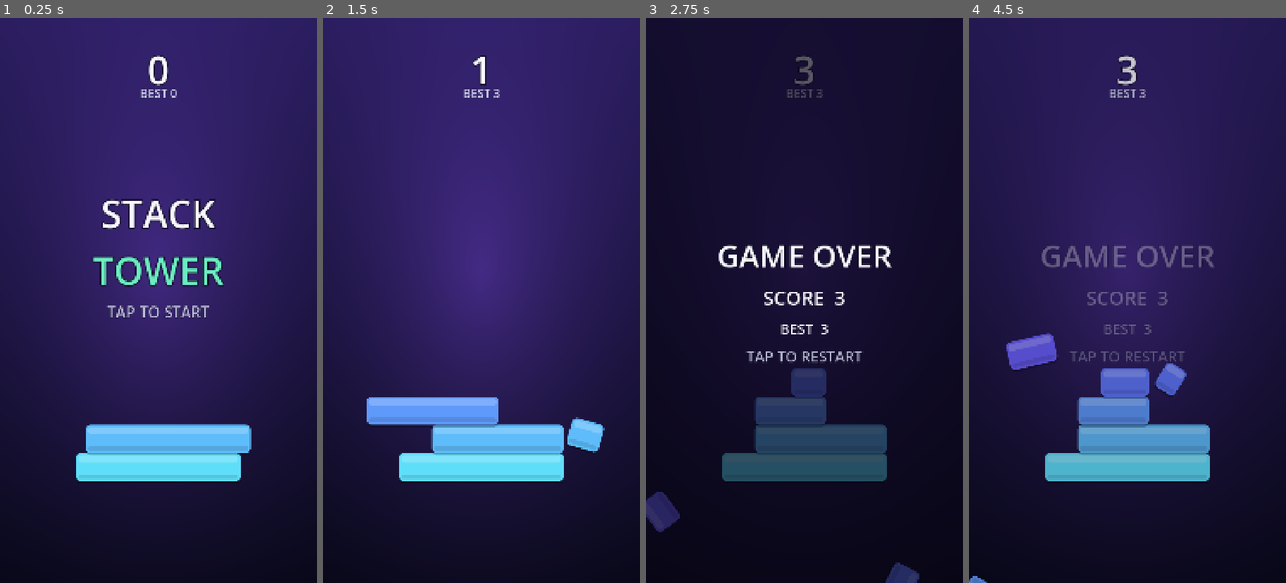
Above: before the commit, frames 1-4 (left to right).
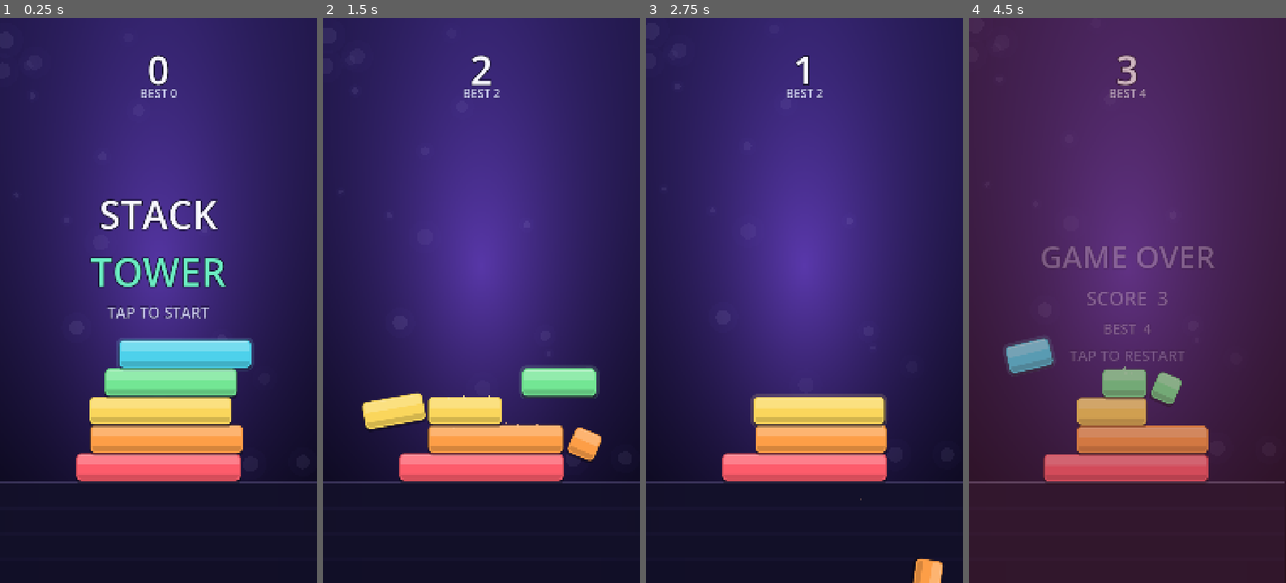
Above: after the commit, the same moments.

Repository: Xphinx-X/stack-tower
Game: Godot game, scene res://main.tscn
Same seed, same stepped clock (60 frames per second), same inputs: the game is played once before the commit and once after it.
Inputs (mouse positions are in pixels of both pictures, inside the frame that each line leads up to):
- Up to frame 1 (0.25 s): no input
- Up to frame 2 (1.5 s): tap Enter at 0.5, 0.6, 1.25, 1.35 s; move the mouse to (551, 272) at 0.52 s; click (551, 272) at 0.67 s; tap Space at 0.77 s; move the mouse to (418, 328) at 1.27 s; click (418, 328) at 1.42 s
- Up to frame 3 (2.75 s): tap Space at 1.52 s; tap Enter at 2, 2.1 s; move the mouse to (836, 176) at 2.02 s; click (836, 176) at 2.17 s
- Up to frame 4 (4.5 s): tap Enter at 2.75, 2.85, 3.5, 3.6, 4.35 s; move the mouse to (1111, 413) at 2.77 s; click (1111, 413) at 2.92 s; tap Space at 3.02, 3.77 s; move the mouse to (1222, 385) at 3.52 s; click (1222, 385) at 3.67 s; move the mouse to (1032, 215) at 4.27 s; click (1032, 215) at 4.42 s

The runs differ from the first frame. In frame 1, 17% of the frame differs, in the area x 0-100%, y 28-83%; in frame 2, 16%; in frame 3, 78%; in frame 4, 99%, in the area x 0-100%, y 0-100%.

Commit message:
Fix double-drop input bug and overhaul the visuals
Input: a touch was delivered as both InputEventScreenTouch and an emulated
InputEventMouseButton, so every tap dropped two blocks (the second one landing
on the freshly spawned block, which is why so much got sliced off). Mouse
emulation is now off and taps are deduplicated per frame.

Visuals: procedural blocks with rim/gloss/shade and a halo on the active
block, squash-and-stretch landing, debris sparks, a scrolling bokeh backdrop,
a lit ground platform, animated background with vignette, score pop, screen
flash and shake, demo tower on the title screen and a curated colour palette.

Diff:
--- a/project.godot
+++ b/project.godot
@@ -26,7 +26,7 @@
 
 [input_devices]
 
-pointing/emulate_mouse_from_touch=true
+pointing/emulate_mouse_from_touch=false
 
 [rendering]
 
--- /dev/null
+++ b/scripts/backdrop.gd
@@ -0,0 +1,53 @@
+extends Node2D
+
+## Soft parallax bokeh behind the tower. Moves with the camera scroll so the
+## climb reads as vertical motion.
+
+const COUNT := 24
+
+var _vs := Vector2(1080.0, 1920.0)
+var _x: Array[float] = []
+var _y: Array[float] = []
+var _r: Array[float] = []
+var _a: Array[float] = []
+var _depth: Array[float] = []
+var _scroll := 0.0
+var _t := 0.0
+
+func setup(view_size: Vector2) -> void:
+	_vs = view_size
+	_x.clear()
+	_y.clear()
+	_r.clear()
+	_a.clear()
+	_depth.clear()
+	var scale_ref := _vs.x / 1080.0
+	for i in COUNT:
+		_x.append(randf() * _vs.x)
+		_y.append(randf() * _vs.y)
+		_r.append(randf_range(7.0, 30.0) * scale_ref)
+		_a.append(randf_range(0.035, 0.085))
+		_depth.append(randf_range(0.25, 0.95))
+	queue_redraw()
+
+func sync(p_scroll: float, delta: float) -> void:
+	var d := p_scroll - _scroll
+	_scroll = p_scroll
+	_t += delta
+	for i in _x.size():
+		_y[i] += d * _depth[i]
+		_y[i] -= delta * (5.0 + 12.0 * _depth[i])
+		if _y[i] < -60.0:
+			_y[i] = _vs.y + 60.0
+			_x[i] = randf() * _vs.x
+		elif _y[i] > _vs.y + 60.0:
+			_y[i] = -60.0
+			_x[i] = randf() * _vs.x
+	queue_redraw()
+
+func _draw() -> void:
+	for i in _x.size():
+		var bob := sin(_t * 0.5 + float(i) * 1.7) * 5.0
+		var p := Vector2(_x[i] + bob, _y[i])
+		draw_circle(p, _r[i] * 2.1, Color(0.52, 0.46, 1.0, _a[i] * 0.3))
+		draw_circle(p, _r[i], Color(0.82, 0.80, 1.0, _a[i]))
--- a/scripts/block.gd
+++ b/scripts/block.gd
@@ -3,12 +3,14 @@
 
 ## A single tower block, drawn procedurally (no textures needed).
 
-const CORNER_RATIO := 0.18
-const GRAVITY := 3400.0
-const LIFETIME := 2.6
+const CORNER_RATIO := 0.17
+const GRAVITY := 3200.0
+const LIFETIME := 2.4
+const FADE_START := 0.9
 
 var size: Vector2 = Vector2(100.0, 100.0)
 var color: Color = Color.WHITE
+var focus: bool = false
 
 var falling: bool = false
 var velocity: Vector2 = Vector2.ZERO
@@ -16,10 +18,18 @@
 
 var _age: float = 0.0
 
-func setup(p_size: Vector2, p_color: Color) -> void:
+func setup(p_size: Vector2, p_color: Color, p_focus: bool = false) -> void:
 	size = p_size
 	color = p_color
+	focus = p_focus
 	queue_redraw()
+
+## Little squash-and-stretch when a block settles into the tower.
+func land() -> void:
+	scale = Vector2(1.06, 0.94)
+	var tween := create_tween()
+	tween.tween_property(self, "scale", Vector2.ONE, 0.16) \
+		.set_trans(Tween.TRANS_BACK).set_ease(Tween.EASE_OUT)
 
 func make_falling(p_velocity: Vector2, p_spin: float) -> void:
 	falling = true
@@ -31,52 +41,72 @@
 		return
 	_age += delta
 	velocity.y += GRAVITY * delta
+	velocity.x *= 1.0 - 0.5 * delta
 	position += velocity * delta
 	rotation += spin * delta
-	if _age > LIFETIME or global_position.y > 3600.0:
+	if _age > FADE_START:
+		modulate.a = clampf(1.0 - (_age - FADE_START) / 1.1, 0.0, 1.0)
+	if _age > LIFETIME or global_position.y > 4200.0:
 		queue_free()
 
 func _draw() -> void:
 	var rect := Rect2(-size * 0.5, size)
 	var radius := minf(size.y * CORNER_RATIO, size.x * 0.3)
+	var inset := minf(7.0, size.x * 0.07)
 
-	# Drop shadow.
-	var shadow := StyleBoxFlat.new()
-	shadow.bg_color = Color(0.0, 0.0, 0.0, 0.28)
-	_set_radius(shadow, radius)
-	draw_style_box(shadow, Rect2(rect.position + Vector2(0.0, 7.0), rect.size))
+	# Soft halo around the block that is currently in play.
+	if focus:
+		var halo := Color(color.lightened(0.25), 0.16)
+		draw_style_box(_style(halo, radius + 9.0),
+			Rect2(rect.position - Vector2(9.0, 9.0), rect.size + Vector2(18.0, 18.0)))
 
-	# Body.
-	var body := StyleBoxFlat.new()
-	body.bg_color = color
-	_set_radius(body, radius)
+	# Drop shadow onto the block below.
+	draw_style_box(_style(Color(0.0, 0.0, 0.0, 0.32), radius),
+		Rect2(rect.position + Vector2(0.0, 8.0), rect.size))
+
+	# Body with a darker rim.
+	var body := _style(color, radius)
+	var rim := color.darkened(0.5)
+	rim.a = 0.5
+	body.border_color = rim
+	body.border_width_left = 2
+	body.border_width_right = 2
+	body.border_width_top = 2
+	body.border_width_bottom = 2
 	draw_style_box(body, rect)
 
-	# Gloss on the top edge.
-	var inset := minf(8.0, size.x * 0.08)
-	var gloss_h := size.y * 0.24
-	var gloss := StyleBoxFlat.new()
-	gloss.bg_color = color.lightened(0.38)
-	gloss.bg_color.a = 0.55
-	_set_radius(gloss, maxf(2.0, radius * 0.6))
+	# Glassy highlight across the top third.
+	var gloss := _style(Color(color.lightened(0.45), 0.5), maxf(2.0, radius * 0.75))
+	gloss.corner_radius_bottom_left = 0
+	gloss.corner_radius_bottom_right = 0
 	draw_style_box(gloss, Rect2(
 		rect.position + Vector2(inset, inset),
-		Vector2(size.x - inset * 2.0, gloss_h)
+		Vector2(size.x - inset * 2.0, size.y * 0.34)
 	))
 
-	# Subtle shade on the bottom edge.
-	var shade := StyleBoxFlat.new()
-	shade.bg_color = color.darkened(0.25)
-	shade.bg_color.a = 0.45
-	_set_radius(shade, maxf(2.0, radius * 0.6))
+	# Heavier shade at the bottom for depth.
+	var shade := _style(Color(color.darkened(0.35), 0.45), maxf(2.0, radius * 0.75))
+	shade.corner_radius_top_left = 0
+	shade.corner_radius_top_right = 0
 	draw_style_box(shade, Rect2(
-		Vector2(rect.position.x + inset, rect.end.y - size.y * 0.16 - inset),
-		Vector2(size.x - inset * 2.0, size.y * 0.16)
+		Vector2(rect.position.x + inset, rect.end.y - size.y * 0.18 - inset),
+		Vector2(size.x - inset * 2.0, size.y * 0.18)
 	))
 
-static func _set_radius(style: StyleBoxFlat, radius: float) -> void:
+	# Bright lip on the very top edge.
+	if size.x > 18.0:
+		var lip := Color(color.lightened(0.7), 0.55 if focus else 0.32)
+		draw_style_box(_style(lip, maxf(1.0, radius * 0.5)), Rect2(
+			rect.position + Vector2(inset * 1.6, inset * 0.7),
+			Vector2(size.x - inset * 3.2, maxf(2.0, size.y * 0.05))
+		))
+
+static func _style(bg: Color, radius: float) -> StyleBoxFlat:
+	var style := StyleBoxFlat.new()
+	style.bg_color = bg
 	var r := int(maxf(0.0, radius))
 	style.corner_radius_top_left = r
 	style.corner_radius_top_right = r
 	style.corner_radius_bottom_left = r
 	style.corner_radius_bottom_right = r
+	return style
--- a/scripts/game.gd
+++ b/scripts/game.gd
@@ -7,17 +7,32 @@
 
 const BlockScript := preload("res://scripts/block.gd")
 const HudScript := preload("res://scripts/hud.gd")
+const SparkScript := preload("res://scripts/spark.gd")
+const BackdropScript := preload("res://scripts/backdrop.gd")
+const GroundScript := preload("res://scripts/ground.gd")
 
 enum State { READY, PLAYING, GAMEOVER }
 
 const PERFECT_TOLERANCE := 11.0
 const MIN_WIDTH := 26.0
 const MIN_TRIM := 2.0
-const BASE_SPEED := 430.0
-const SPEED_PER_BLOCK := 16.0
-const MAX_SPEED := 1250.0
+const BASE_SPEED := 420.0
+const SPEED_PER_BLOCK := 15.0
+const MAX_SPEED := 1220.0
 const RESTART_DELAY_MS := 550
+const DEMO_BLOCKS := 3
 const SAVE_PATH := "user://stack_tower.cfg"
+
+const PALETTE := [
+	Color(0.99, 0.36, 0.42),
+	Color(0.99, 0.62, 0.28),
+	Color(0.98, 0.84, 0.36),
+	Color(0.45, 0.90, 0.58),
+	Color(0.30, 0.82, 0.92),
+	Color(0.38, 0.58, 1.00),
+	Color(0.65, 0.48, 1.00),
+	Color(0.95, 0.46, 0.84),
+]
 
 var state := State.READY
 var score := 0
@@ -25,10 +40,13 @@
 var combo := 0
 var blocks: Array = []
 var moving = null
+var _scroll_target := 0.0
 
 var _vs := Vector2(1080.0, 1920.0)
 var _world: Node2D
 var _hud
+var _backdrop
+var _ground_node
 var _sfx: AudioStreamPlayer
 
 var _left := 0.0
@@ -41,8 +59,9 @@
 var _speed := BASE_SPEED
 var _spawn_right := true
 var _scroll := 0.0
-var _scroll_target := 0.0
 var _over_at := 0
+var _shake := 0.0
+var _tap_frame := -1
 
 # ------------------------------------------------------------------ lifecycle
 
@@ -58,19 +77,24 @@
 	_world.name = "World"
 	add_child(_world)
 
+	_ground_node = GroundScript.new()
+	_ground_node.name = "Ground"
+	_world.add_child(_ground_node)
+	_place_ground()
+
 	_hud = HudScript.new()
 	_hud.name = "Hud"
 	add_child(_hud)
 	_hud.relayout(_vs)
 
 	_sfx = AudioStreamPlayer.new()
-	_sfx.stream = _make_tone(440.0, 0.14, 0.30)
+	_sfx.stream = _make_tone(440.0, 0.13, 0.28)
 	add_child(_sfx)
 
 	get_viewport().size_changed.connect(_on_viewport_resized)
 
 	_load_best()
-	_reset_board()
+	_reset_board(true)
 	_hud.show_title(best)
 
 func _notification(what: int) -> void:
@@ -94,7 +118,15 @@
 			_dir = 1.0
 
 	_scroll = lerpf(_scroll, _scroll_target, 1.0 - exp(-7.0 * delta))
-	_world.position.y = _scroll
+
+	var offset := Vector2.ZERO
+	if _shake > 0.0:
+		_shake = maxf(0.0, _shake - delta * 2.6)
+		offset = Vector2(randf_range(-1.0, 1.0), randf_range(-1.0, 1.0)) * _shake * 14.0
+	_world.position = Vector2(offset.x, _scroll + offset.y)
+
+	if _backdrop != null:
+		_backdrop.sync(_scroll, delta)
 
 func _unhandled_input(event: InputEvent) -> void:
 	var tapped := false
@@ -129,15 +161,16 @@
 
 	var placed = _make_block((res.left + res.right) * 0.5, moving.position.y, res.overlap, moving.color)
 	_world.add_child(placed)
+	placed.land()
 	blocks.append(placed)
 
 	if res.trim_right > MIN_TRIM:
 		var right_piece = _make_block(res.right + res.trim_right * 0.5, moving.position.y, res.trim_right, moving.color)
-		right_piece.make_falling(Vector2(260.0, -340.0), randf_range(2.5, 5.0))
+		right_piece.make_falling(Vector2(170.0, -110.0), randf_range(2.0, 4.0))
 		_world.add_child(right_piece)
 	if res.trim_left > MIN_TRIM:
 		var left_piece = _make_block(res.left - res.trim_left * 0.5, moving.position.y, res.trim_left, moving.color)
-		left_piece.make_falling(Vector2(-260.0, -340.0), randf_range(-5.0, -2.5))
+		left_piece.make_falling(Vector2(-170.0, -110.0), randf_range(-4.0, -2.0))
 		_world.add_child(left_piece)
 
 	moving.queue_free()
@@ -148,11 +181,17 @@
 		combo += 1
 		var label := "PERFECT" if combo < 2 else "PERFECT x%d" % combo
 		_hud.popup(label, HudScript.ACCENT, placed.get_global_transform_with_canvas().origin)
+		_hud.flash(Color(1.0, 1.0, 1.0), 0.07)
 		_play_blip(660.0 + minf(combo, 8) * 45.0)
 		_haptic(18)
 	else:
 		combo = 0
+		_spawn_impact(placed, false)
+		_add_shake(0.10)
 		_play_blip(440.0)
+
+	if res.perfect:
+		_spawn_impact(placed, true)
 
 	_hud.set_score(score)
 
@@ -164,11 +203,11 @@
 	_spawn_moving()
 
 func restart() -> void:
-	_reset_board()
+	_reset_board(false)
 	state = State.PLAYING
 	_hud.hide_game_over()
 	_hud.hide_title()
-	_hud.set_score(0)
+	_hud.set_score(0, false)
 	_hud.set_best(best)
 
 ## Pure placement math, kept static so it can be unit tested headlessly.
@@ -196,6 +235,13 @@
 # ------------------------------------------------------------------ internals
 
 func _on_tap() -> void:
+	# A touch is delivered both as InputEventScreenTouch and (when mouse
+	# emulation is on) as an emulated InputEventMouseButton. Ignore the twin.
+	var frame := Engine.get_process_frames()
+	if frame == _tap_frame:
+		return
+	_tap_frame = frame
+
 	match state:
 		State.READY:
 			begin_play()
@@ -212,17 +258,25 @@
 	_bh = _vs.x * 0.089
 	_bw = _vs.x * 0.52
 	_ground = _vs.y * 0.82
-
-func _reset_board() -> void:
+	_place_ground()
+
+func _place_ground() -> void:
+	if _ground_node == null:
+		return
+	_ground_node.position = Vector2(_vs.x * 0.5, _ground)
+	_ground_node.setup(_vs.x, _vs.y * 0.5)
+
+func _reset_board(demo: bool) -> void:
 	for child in _world.get_children():
-		child.queue_free()
+		if child != _ground_node:
+			child.queue_free()
 	blocks.clear()
 	moving = null
 	score = 0
 	combo = 0
 	_scroll = 0.0
 	_scroll_target = 0.0
-	_world.position.y = 0.0
+	_world.position = Vector2.ZERO
 	_dir = 1.0
 	_speed = BASE_SPEED
 	_spawn_right = true
@@ -230,7 +284,20 @@
 	var base = _make_block(_vs.x * 0.5, _ground - _bh * 0.5, _bw, _color_for(0))
 	_world.add_child(base)
 	blocks.append(base)
+
+	if demo:
+		for i in DEMO_BLOCKS:
+			var prev = blocks[blocks.size() - 1]
+			var offset: float = randf_range(-0.1, 0.1) * prev.size.x
+			var width: float = prev.size.x * 0.93
+			var block = _make_block(prev.position.x + offset, prev.position.y - _bh, width, _color_for(blocks.size()))
+			_world.add_child(block)
+			blocks.append(block)
+
 	_spawn_moving()
+
+	var top_local: float = blocks[blocks.size() - 1].position.y - _bh * 0.5
+	_scroll_target = maxf(0.0, _vs.y * 0.42 - top_local)
 
 func _spawn_moving() -> void:
 	var prev = blocks[blocks.size() - 1]
@@ -245,7 +312,7 @@
 
 	var from_right := _spawn_right
 	_spawn_right = not _spawn_right
-	moving = _make_block(max_x if from_right else min_x, y, width, _color_for(blocks.size()))
+	moving = _make_block(max_x if from_right else min_x, y, width, _color_for(blocks.size()), true)
 	_dir = -1.0 if from_right else 1.0
 	_speed = minf(BASE_SPEED + score * SPEED_PER_BLOCK, MAX_SPEED)
 	_world.add_child(moving)
@@ -255,26 +322,45 @@
 	_over_at = Time.get_ticks_msec()
 	if moving != null:
 		var away := 1.0 if moving.position.x > blocks[blocks.size() - 1].position.x else -1.0
-		moving.make_falling(Vector2(away * 280.0, -260.0), away * 3.5)
+		moving.make_falling(Vector2(away * 240.0, -80.0), away * 3.5)
 		moving = null
 
 	var new_best := score > best
 	if new_best:
 		best = score
 		_save_best()
-	_hud.set_score(score)
+	_hud.set_score(score, false)
 	_hud.show_game_over(score, best, new_best)
-	_play_blip(170.0)
+	_hud.flash(Color(1.0, 0.32, 0.38), 0.18)
+	_add_shake(0.55)
+	_play_blip(150.0)
 	_haptic(60)
 
-func _make_block(x: float, y: float, width: float, color: Color):
+func _add_shake(amount: float) -> void:
+	_shake = maxf(_shake, amount)
+
+func _spawn_impact(block, perfect: bool) -> void:
+	var count := 9 if perfect else 4
+	var origin: Vector2 = block.position + Vector2(0.0, -block.size.y * 0.4)
+	for i in count:
+		var spark = SparkScript.new()
+		var angle := randf_range(-PI * 0.85, -PI * 0.15)
+		var speed := randf_range(260.0, 700.0) if perfect else randf_range(120.0, 320.0)
+		var tint: Color = Color(1.0, 0.98, 1.0, 0.95) if perfect else block.color.lightened(0.35)
+		spark.setup(tint, Vector2(cos(angle), sin(angle)) * speed,
+			randf_range(8.0, 17.0) if perfect else randf_range(6.0, 11.0),
+			randf_range(0.4, 0.75))
+		spark.position = origin + Vector2(randf_range(-block.size.x * 0.35, block.size.x * 0.35), 0.0)
+		_world.add_child(spark)
+
+func _make_block(x: float, y: float, width: float, color: Color, focus: bool = false):
 	var b = BlockScript.new()
-	b.setup(Vector2(width, _bh), color)
+	b.setup(Vector2(width, _bh), color, focus)
 	b.position = Vector2(x, y)
 	return b
 
 func _color_for(index: int) -> Color:
-	return Color.from_hsv(fposmod(0.53 + index * 0.037, 1.0), 0.62, 0.98)
+	return PALETTE[index % PALETTE.size()]
 
 func _build_background() -> void:
 	var bg_layer := CanvasLayer.new()
@@ -289,11 +375,21 @@
 	rect.material = mat
 	bg_layer.add_child(rect)
 
+	var decor_layer := CanvasLayer.new()
+	decor_layer.layer = -9
+	add_child(decor_layer)
+	_backdrop = BackdropScript.new()
+	_backdrop.name = "Backdrop"
+	decor_layer.add_child(_backdrop)
+	_backdrop.setup(_vs)
+
 func _on_viewport_resized() -> void:
 	_vs = get_viewport_rect().size
 	_compute_layout()
 	if _hud != null:
 		_hud.relayout(_vs)
+	if _backdrop != null:
+		_backdrop.setup(_vs)
 
 # ---------------------------------------------------------------------- audio
 
--- /dev/null
+++ b/scripts/ground.gd
@@ -0,0 +1,36 @@
+extends Node2D
+
+## The platform the tower is built on. Lives inside the scrolling world node.
+
+var width := 1080.0
+var depth := 600.0
+var body_color := Color(0.055, 0.05, 0.13)
+var edge_color := Color(0.45, 0.35, 0.75)
+
+func setup(p_width: float, p_depth: float) -> void:
+	width = p_width
+	depth = p_depth
+	queue_redraw()
+
+func _draw() -> void:
+	var half := width * 0.5
+
+	# Main slab.
+	draw_rect(Rect2(-half, 0.0, width, depth), body_color)
+
+	# Light spilling from the tower base into the slab.
+	for i in 10:
+		var t := float(i) / 10.0
+		var a := 0.055 * (1.0 - t)
+		draw_rect(Rect2(-half, t * depth * 0.9, width, depth * 0.1), Color(edge_color.r, edge_color.g, edge_color.b, a))
+
+	# Glowing lip.
+	draw_rect(Rect2(-half, 0.0, width, 4.0), Color(0.75, 0.66, 1.0, 0.22))
+	draw_rect(Rect2(-half, 0.0, width, 2.0), Color(1.0, 0.98, 1.0, 0.13))
+
+	# Fade the sides so the slab melts into the background.
+	var fade_w := width * 0.12
+	for i in 8:
+		var a := 0.06 * (1.0 - float(i) / 8.0)
+		draw_rect(Rect2(-half + float(i) * (fade_w / 8.0), 0.0, fade_w / 8.0, depth), Color(body_color.r, body_color.g, body_color.b, a))
+		draw_rect(Rect2(half - float(i + 1) * (fade_w / 8.0), 0.0, fade_w / 8.0, depth), Color(body_color.r, body_color.g, body_color.b, a))
--- a/scripts/hud.gd
+++ b/scripts/hud.gd
@@ -1,12 +1,12 @@
 class_name Hud
 extends CanvasLayer
 
-## Screen-space UI: score, title screen, game over panel and popup feedback.
+## Screen-space UI: score, title screen, game over panel, popups and flashes.
 
 const TEXT := Color(0.97, 0.97, 1.0)
 const OUTLINE := Color(0.04, 0.03, 0.10, 0.85)
 const ACCENT := Color(0.42, 0.93, 0.76)
-const DIM := Color(0.03, 0.02, 0.08, 0.66)
+const DIM := Color(0.03, 0.02, 0.08, 0.68)
 
 var _vs := Vector2(1080.0, 1920.0)
 var _s := 1.0
@@ -21,6 +21,8 @@
 var _over_score: Label
 var _over_best: Label
 var _over_tap: Label
+
+var _flash: ColorRect
 
 var _t := 0.0
 
@@ -45,8 +47,15 @@
 	_title_root.set_anchors_and_offsets_preset(Control.PRESET_FULL_RECT)
 	_title_root.offset_bottom = -_vs.y * 0.16
 
-func set_score(value: int) -> void:
+func set_score(value: int, pop: bool = true) -> void:
 	_score.text = str(value)
+	if not pop or _score.size.x <= 0.0:
+		return
+	_score.pivot_offset = _score.size * 0.5
+	_score.scale = Vector2(1.16, 1.16)
+	var tween := create_tween()
+	tween.tween_property(_score, "scale", Vector2.ONE, 0.2) \
+		.set_trans(Tween.TRANS_QUAD).set_ease(Tween.EASE_OUT)
 
 func set_best(value: int) -> void:
 	_best.text = "BEST %d" % value
@@ -54,6 +63,7 @@
 func show_title(best: int) -> void:
 	_best.text = "BEST %d" % best
 	_score.text = "0"
+	_score.scale = Vector2.ONE
 	_title_root.visible = true
 	_title_root.modulate.a = 1.0
 	_over_root.visible = false
@@ -73,6 +83,11 @@
 
 func hide_game_over() -> void:
 	_over_root.visible = false
+
+func flash(color: Color, peak: float) -> void:
+	_flash.color = Color(color.r, color.g, color.b, peak)
+	var tween := create_tween()
+	tween.tween_property(_flash, "color:a", 0.0, 0.3).set_ease(Tween.EASE_OUT)
 
 func popup(text: String, color: Color, screen_pos: Vector2) -> void:
 	var label := _make_label(text, 58, color)
@@ -103,11 +118,11 @@
 
 	var title_box := VBoxContainer.new()
 	title_box.alignment = BoxContainer.ALIGNMENT_CENTER
-	title_box.add_theme_constant_override("separation", 18)
+	title_box.add_theme_constant_override("separation", 14)
 	_title_root.add_child(title_box)
 
-	title_box.add_child(_make_label("STACK", 128, TEXT))
-	title_box.add_child(_make_label("TOWER", 128, ACCENT))
+	title_box.add_child(_make_label("STACK", 132, TEXT))
+	title_box.add_child(_make_label("TOWER", 132, ACCENT))
 	_title_tap = _make_label("TAP TO START", 52, Color(0.85, 0.86, 0.97))
 	title_box.add_child(_title_tap)
 
@@ -131,7 +146,7 @@
 
 	var over_box := VBoxContainer.new()
 	over_box.alignment = BoxContainer.ALIGNMENT_CENTER
-	over_box.add_theme_constant_override("separation", 26)
+	over_box.add_theme_constant_override("separation", 24)
 	over_center.add_child(over_box)
 
 	over_box.add_child(_make_label("GAME OVER", 104, TEXT))
@@ -141,6 +156,13 @@
 	over_box.add_child(_over_best)
 	_over_tap = _make_label("TAP TO RESTART", 50, Color(0.85, 0.86, 0.97))
 	over_box.add_child(_over_tap)
+
+	# Full-screen flash, always on top.
+	_flash = ColorRect.new()
+	_flash.set_anchors_and_offsets_preset(Control.PRESET_FULL_RECT)
+	_flash.color = Color(1.0, 1.0, 1.0, 0.0)
+	_flash.mouse_filter = Control.MOUSE_FILTER_IGNORE
+	add_child(_flash)
 
 func _make_label(text: String, px: int, color: Color) -> Label:
 	var label := Label.new()
--- /dev/null
+++ b/scripts/spark.gd
@@ -0,0 +1,37 @@
+extends Node2D
+
+## Tiny procedurally drawn debris particle used for impact feedback.
+
+var _velocity := Vector2.ZERO
+var _color := Color.WHITE
+var _size := 10.0
+var _life := 0.0
+var _max_life := 0.6
+var _gravity := 2400.0
+var _spin := 0.0
+
+func setup(p_color: Color, p_velocity: Vector2, p_size: float, p_life: float = 0.6) -> void:
+	_color = p_color
+	_velocity = p_velocity
+	_size = p_size
+	_max_life = maxf(0.12, p_life)
+	_spin = randf_range(-8.0, 8.0)
+	queue_redraw()
+
+func _process(delta: float) -> void:
+	_life += delta
+	if _life >= _max_life:
+		queue_free()
+		return
+	_velocity.y += _gravity * delta
+	_velocity *= 1.0 - 1.4 * delta
+	position += _velocity * delta
+	rotation += _spin * delta
+	queue_redraw()
+
+func _draw() -> void:
+	var t := clampf(_life / _max_life, 0.0, 1.0)
+	var alpha := 1.0 - t
+	var s := _size * (1.0 - 0.55 * t)
+	var c := Color(_color.r, _color.g, _color.b, _color.a * alpha)
+	draw_rect(Rect2(-s * 0.5, -s * 0.5, s, s), c)
--- a/shaders/background.gdshader
+++ b/shaders/background.gdshader
@@ -1,17 +1,26 @@
 shader_type canvas_item;
 
-uniform vec4 top_color : source_color = vec4(0.16, 0.11, 0.36, 1.0);
-uniform vec4 bottom_color : source_color = vec4(0.03, 0.03, 0.09, 1.0);
-uniform vec4 glow_color : source_color = vec4(0.30, 0.17, 0.52, 1.0);
-uniform float glow_power : hint_range(0.0, 2.0) = 0.55;
+uniform vec4 top_color : source_color = vec4(0.15, 0.11, 0.34, 1.0);
+uniform vec4 bottom_color : source_color = vec4(0.02, 0.02, 0.07, 1.0);
+uniform vec4 glow_color : source_color = vec4(0.38, 0.22, 0.66, 1.0);
+uniform float glow_power : hint_range(0.0, 2.0) = 0.62;
+uniform float vignette : hint_range(0.0, 1.0) = 0.42;
 
 void fragment() {
 	float t = clamp(UV.y, 0.0, 1.0);
 	vec3 col = mix(top_color.rgb, bottom_color.rgb, t);
 
-	float d = distance(UV, vec2(0.5, 0.45));
-	float glow = pow(max(0.0, 1.0 - d), 2.5) * glow_power;
-	glow *= 0.9 + 0.1 * sin(TIME * 0.6);
+	// Soft radial glow behind the tower, slowly breathing.
+	float d = distance(UV, vec2(0.5, 0.44));
+	float breathe = 0.9 + 0.1 * sin(TIME * 0.5);
+	col += glow_color.rgb * pow(max(0.0, 1.0 - d), 2.4) * glow_power * breathe;
 
-	COLOR = vec4(col + glow_color.rgb * glow, 1.0);
+	// Faint vertical beam.
+	float beam = exp(-pow((UV.x - 0.5) * 4.5, 2.0)) * 0.06;
+	col += glow_color.rgb * beam;
+
+	// Vignette keeps the focus in the middle.
+	col *= 1.0 - vignette * pow(distance(UV, vec2(0.5)) * 0.98, 2.2);
+
+	COLOR = vec4(col, 1.0);
 }
--- a/tests/smoke.gd
+++ b/tests/smoke.gd
@@ -7,6 +7,7 @@
 const READY := 0
 const PLAYING := 1
 const GAMEOVER := 2
+const DEMO_BLOCKS := 3
 const DROPS := 30
 
 var _fails := 0
@@ -19,7 +20,8 @@
 
 	_ok(game.state == READY, "starts in READY (got %d)" % game.state)
 	_ok(game.moving != null, "a moving block is spawned on the title screen")
-	_ok(game.blocks.size() == 1, "title screen has one base block")
+	_ok(game.blocks.size() == 1 + DEMO_BLOCKS,
+		"title screen shows a demo tower (%d blocks)" % game.blocks.size())
 
 	game.begin_play()
 	_ok(game.state == PLAYING, "begin_play() enters PLAYING")
@@ -36,14 +38,29 @@
 
 	_ok(placed == DROPS, "dropped %d of %d blocks" % [placed, DROPS])
 	_ok(game.score == placed, "score == %d (got %d)" % [placed, game.score])
-	_ok(game.blocks.size() == placed + 1, "block count == %d (got %d)" % [placed + 1, game.blocks.size()])
+	_ok(game.blocks.size() == placed + 1 + DEMO_BLOCKS,
+		"block count == %d (got %d)" % [placed + 1 + DEMO_BLOCKS, game.blocks.size()])
 	_ok(game.combo == placed, "perfect combo tracked (%d)" % game.combo)
 
 	# The tower must actually have scrolled upwards.
 	_ok(game._scroll_target > 0.0, "camera scrolled as the tower grew")
 
-	# Every placed block must sit within its parent's footprint.
-	for i in range(1, game.blocks.size()):
+	# A tap is delivered as both a touch and an emulated mouse event: only one
+	# block may be placed per frame.
+	var prev_block = game.blocks[game.blocks.size() - 1]
+	game.moving.position.x = prev_block.position.x + 2.0
+	var before_blocks: int = game.blocks.size()
+	var before_score: int = game.score
+	game._on_tap()
+	game._on_tap()
+	await get_tree().process_frame
+	_ok(game.blocks.size() == before_blocks + 1,
+		"doubled touch+mouse event drops one block (got %d new)" % (game.blocks.size() - before_blocks))
+	_ok(game.score == before_score + 1, "doubled event scores once (got %d)" % (game.score - before_score))
+
+	# Every block placed during play must sit exactly on its parent (perfect drops).
+	var first_placed := 1 + DEMO_BLOCKS
+	for i in range(first_placed, game.blocks.size()):
 		var a = game.blocks[i - 1]
 		var b = game.blocks[i]
 		_ok(absf(a.position.x - b.position.x) < 0.5, "block %d is aligned with its parent" % i)
@@ -54,8 +71,7 @@
 	game.drop_block()
 	await get_tree().process_frame
 	_ok(game.state == GAMEOVER, "a full miss ends the game (state %d)" % game.state)
-	_ok(game.score == placed, "score frozen after game over")
-	_ok(game.best >= placed - 0, "best score recorded (%d)" % game.best)
+	_ok(game.best >= game.score, "best score recorded (%d)" % game.best)
 
 	# Restart must reset the board.
 	game.restart()
